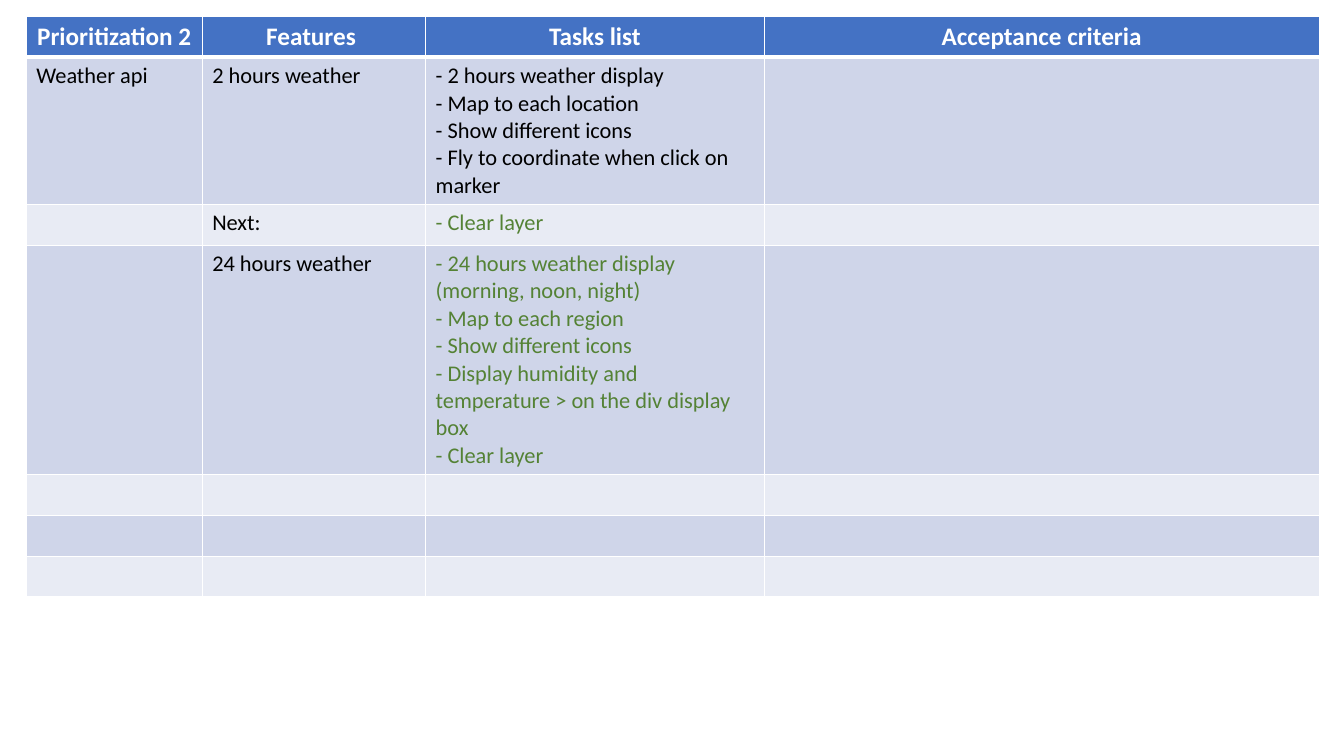
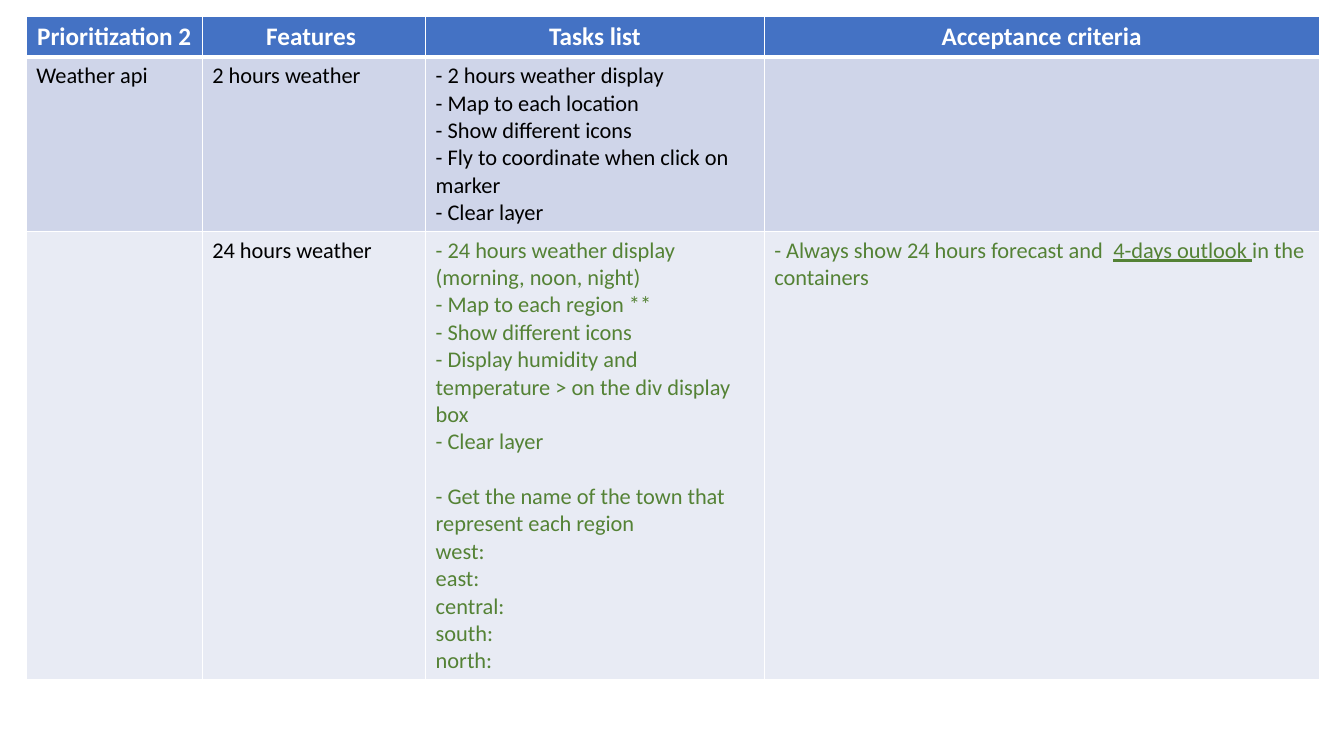
Before and after one commit to annette-p/pre-wedding-photoshoot-locations, a slide deck: slide 10 of wireframe.pptx. Drawn at 1344x756 pixels with LibreOffice and Linux fonts; fonts in the diff are those of the drawing. Boxes give left, top, right and bottom in pixels: in the first picture for what was removed or moved away, otherwise in the second. Text is boxed around its words. In the diff, an @@ line names an element or a change of style, - is before the commit and + after.

```diff
--- a/wireframe.pptx
+++ b/wireframe.pptx
@@ table at [26,16,1320,672] @@
-row 2: Weather api | 2 hours weather | - 2 hours weather display / - Map to each location / - Show different icons / - Fly to coordinate when click on marker | 
-row 3:  | Next: | - Clear layer | 
-row 4:  | 24 hours weather | - 24 hours weather display (morning, noon, night) / - Map to each region / - Show different icons / - Display humidity and temperature > on the div display box / - Clear layer | 
-row 5:  |  |  | 
-row 6:  |  |  | 
-row 7:  |  |  | 
+row 2: Weather api | 2 hours weather | - 2 hours weather display / - Map to each location / - Show different icons / - Fly to coordinate when click on marker / - Clear layer | 
+row 3:  | 24 hours weather | - 24 hours weather display (morning, noon, night) / - Map to each region ** / - Show different icons / - Display humidity and temperature > on the div display box / - Clear layer / - Get the name of the town that represent each region / west: / east: / central: / south: / north: | - Always show 24 hours forecast and 4-days outlook in the containers
```
Also in this commit, not shown: 2 other slides changed, 2 other files.
